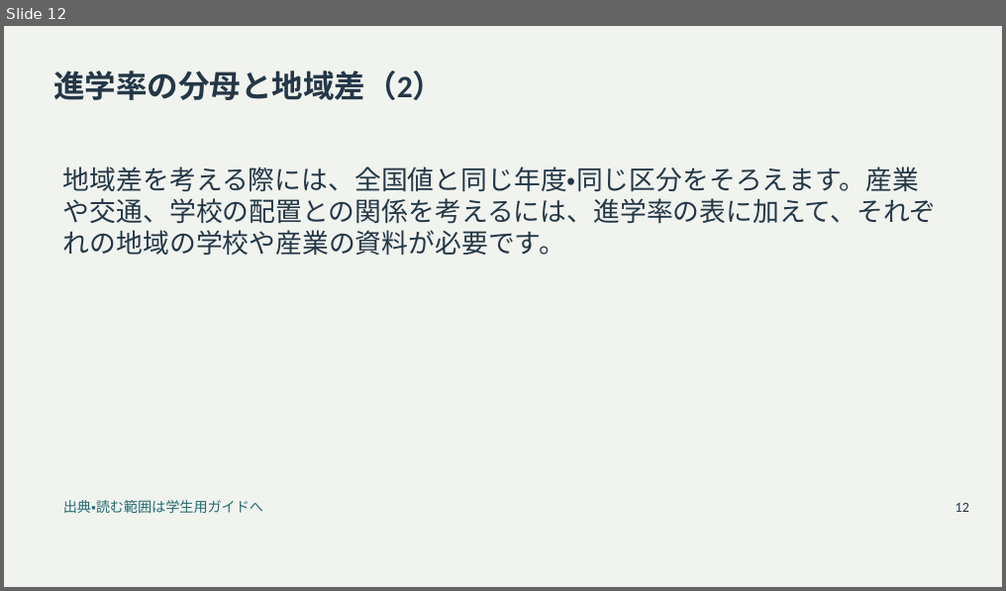
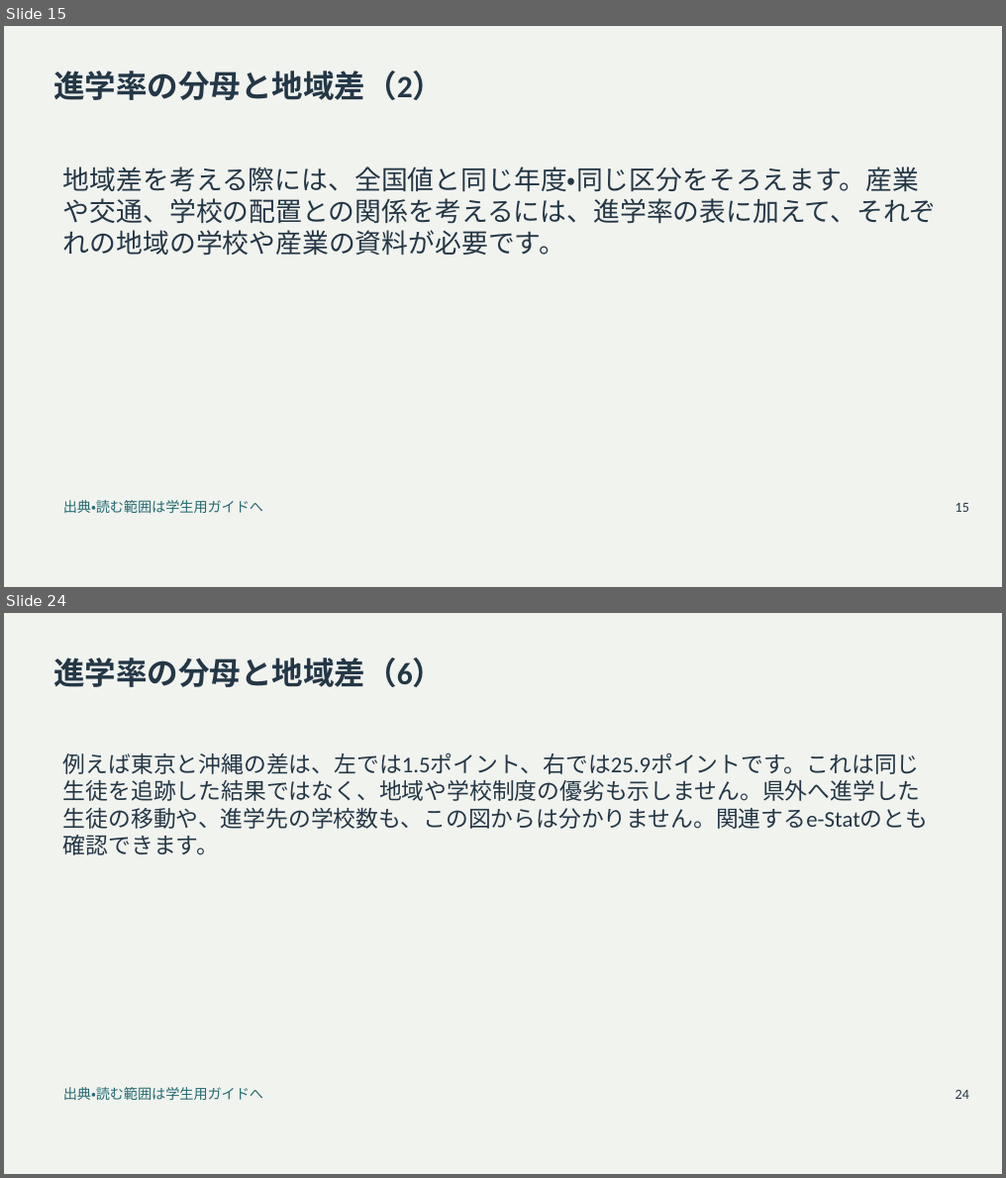
Before and after one commit to zooc-14calbp/industrial-education-i, a slide deck: reorganized/20261105/main/04/slides.pptx. Shown one above the other, each under a label of ours: slide 12 before the commit, slides 15 and 24 after it; the slides between them are not shown. The pictures are 1006x591 and 1006x1178 pixels, drawn with LibreOffice and Linux fonts; fonts in the diff are those of the drawing. Boxes give left, top, right and bottom in pixels: in the first picture for what was removed or moved away, otherwise in the second. Text is boxed around its words. In the diff, an @@ line names an element or a change of style, - is before the commit and + after.

```diff
--- a/reorganized/20261105/main/04/slides.pptx
+++ b/reorganized/20261105/main/04/slides.pptx
@@ slide 24 added at (4,613,1002,1174), background #F1F3EF @@
@@ title added at (54,658,444,687), 30 pt, text #243746, bold @@
+進学率の分母と地域差（6）
@@ text added at (63,753,928,856), 21.8 pt, text #243746 @@
+例えば東京と沖縄の差は、左では1.5ポイント、右では25.9ポイントです。これは同じ生徒を追跡した結果ではなく、地域や学校制度の優劣も示しません。県外へ進学した生徒の移動や、進学先の学校数も、この図からは分かりません。関連するe-Statのとも確認できます。
@@ text added at (63,1087,263,1100), 13.5 pt, text #246A70 @@
+出典・読む範囲は学生用ガイドへ
@@ text added at (955,1090,969,1099), 13.5 pt, text #243746 @@
+24
@@ what was slide 12 is now slide 15 @@
@@ slide 15 changed as well @@
@@ text at (955,503,969,512): text changed @@
-12
+15
```
Also in this commit, not shown: 14 other slides changed, 15 other slides added, 17 other files.
